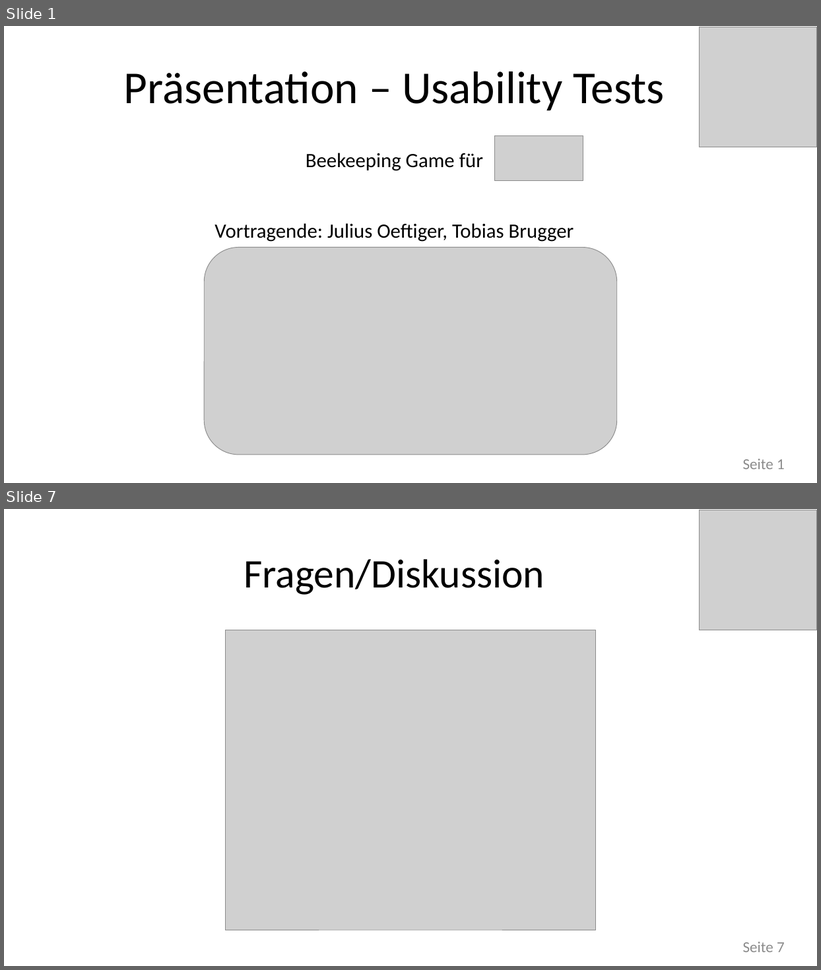
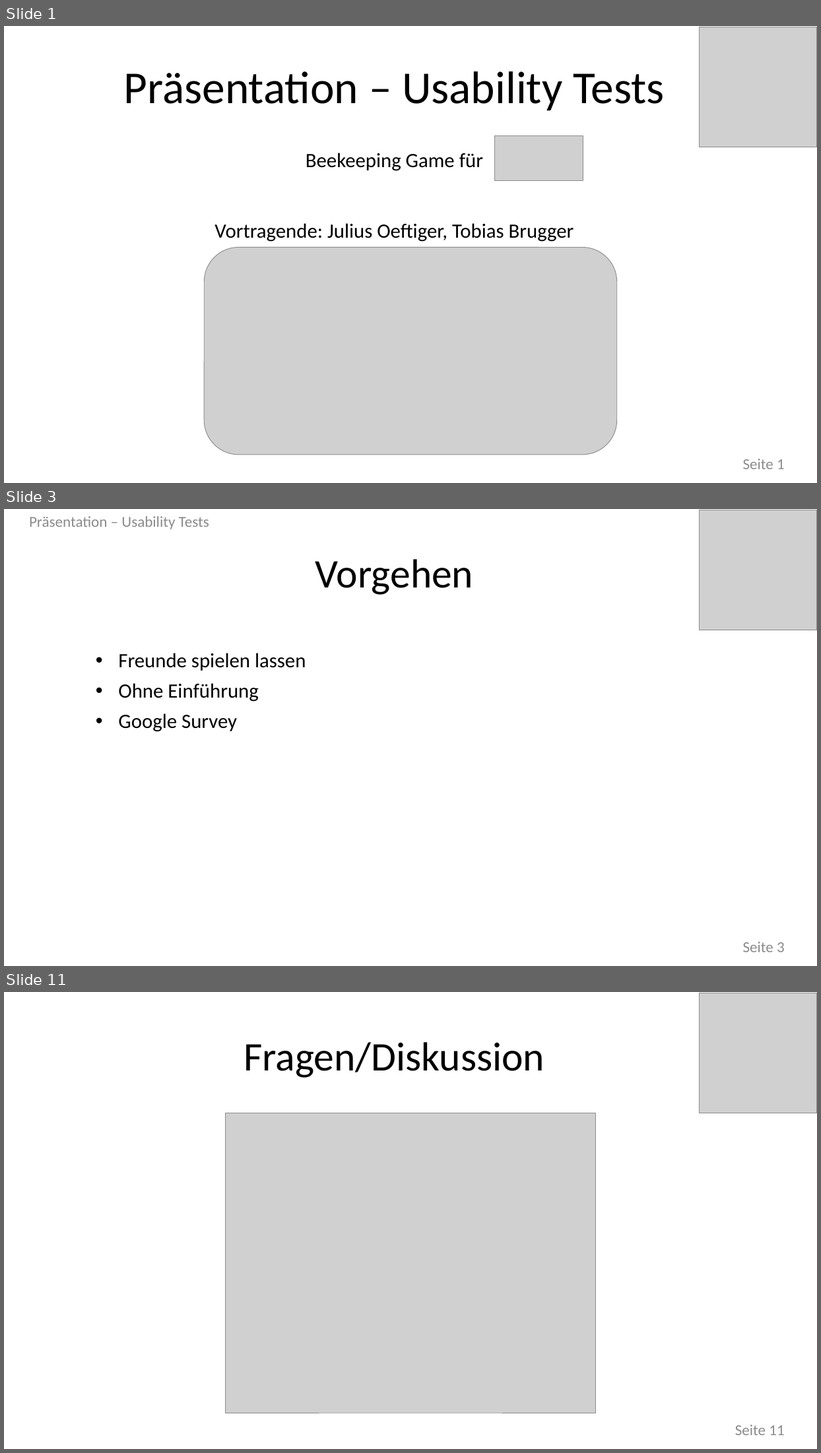
Before and after one commit to joeftiger/PSE-Bee-Game, a slide deck: Presentation - Usability Tests.pptx. Shown one above the other, each under a label of ours: slides 1 and 7 before the commit, slides 1, 3 and 11 after it; the slides between them are not shown. The pictures are 821x970 and 821x1453 pixels, drawn with LibreOffice and Linux fonts; fonts in the diff are those of the drawing; grey boxes stand for pictures. Boxes give left, top, right and bottom in pixels: in the first picture for what was removed or moved away, otherwise in the second. Text is boxed around its words. In the diff, an @@ line names an element or a change of style, - is before the commit and + after.

```diff
--- a/Presentation - Usability Tests.pptx
+++ b/Presentation - Usability Tests.pptx
@@ slide 3 added at <box>4,509,817,966</box>, background #FFFFFF @@
@@ text added at <box>29,516,209,529</box>, 18 pt, text #8C8C8C @@
+Präsentation – Usability Tests
@@ picture added at <box>700,510,817,630</box> @@
@@ text added at <box>316,559,474,595</box>, 48 pt, text #000000 @@
+Vorgehen
@@ text added at <box>118,653,306,732</box>, 24 pt, text #000000 @@
+• Freunde spielen lassen
+• Ohne Einführung
+• Google Survey
@@ page number added at <box>743,942,785,953</box>, 18 pt, text #8C8C8C @@
+Seite 3
@@ what was slide 7 is now slide 11 @@
@@ page number at <box>735,1425,784,1436</box>: text changed @@
-Seite 7
+Seite 11
```
Also in this commit, not shown: 4 slides changed, 4 other slides added, 1 slide removed.
